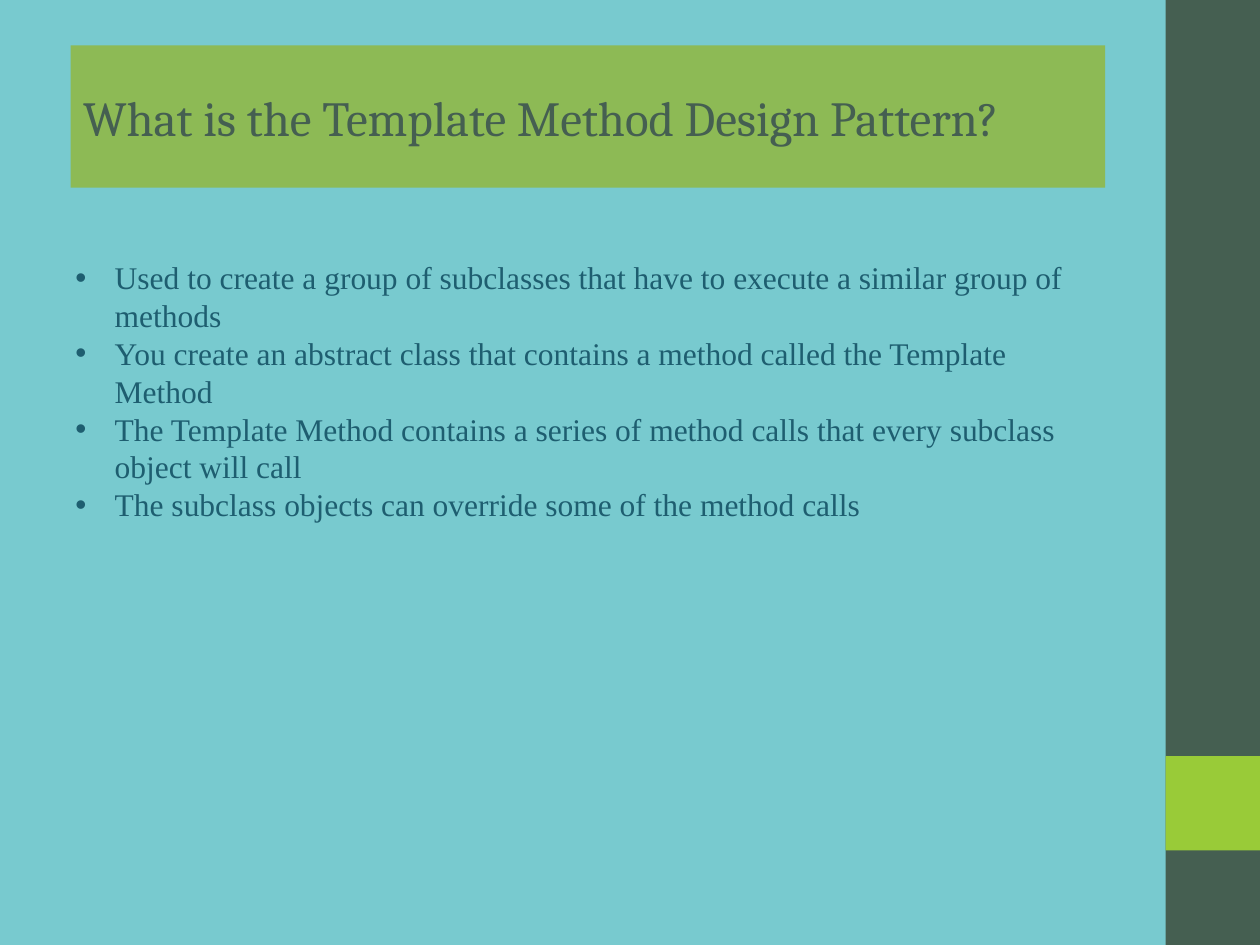
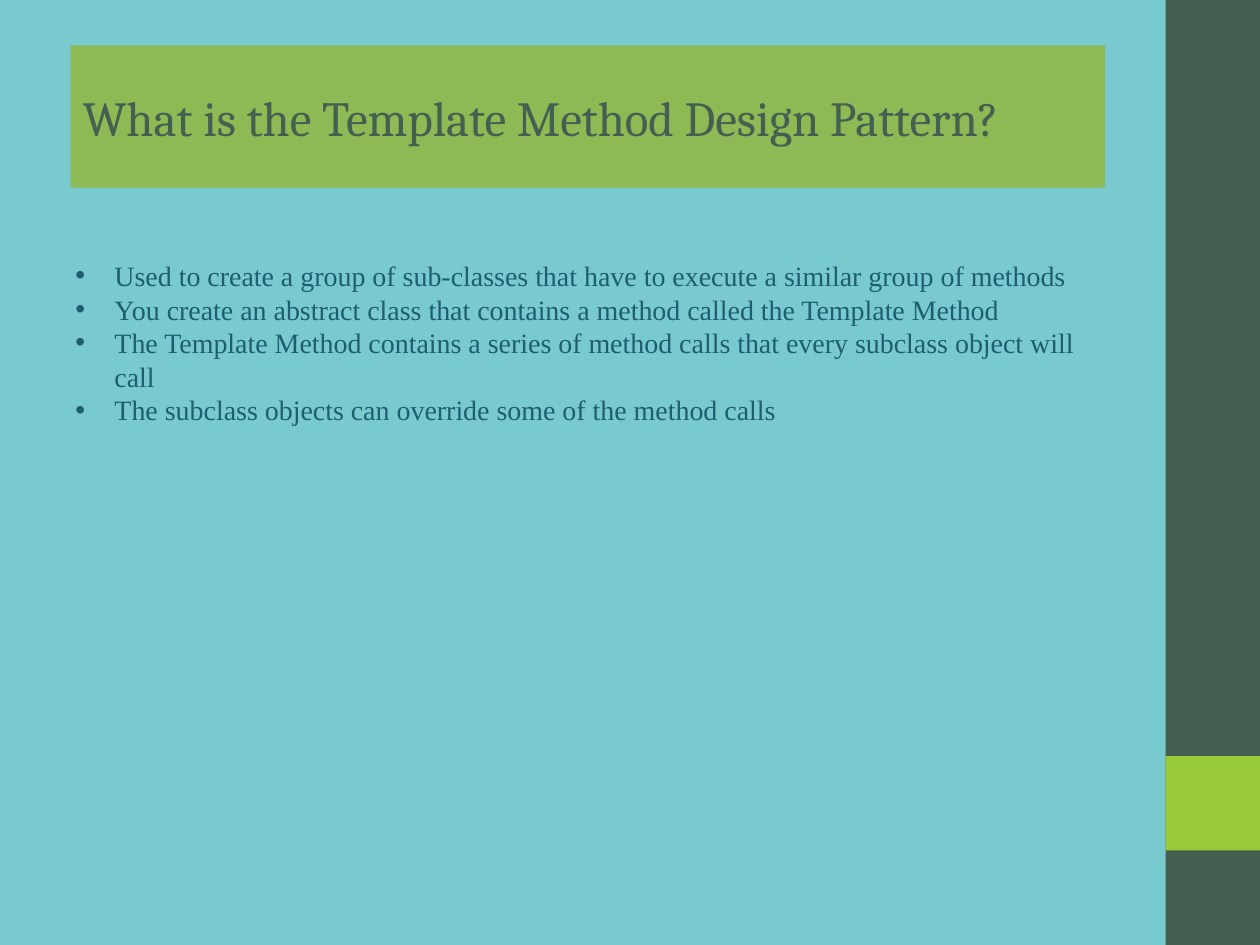
Before and after one commit to rzuniga64/java, a slide deck: slide 1 of design_patterns/src/behavorial/template_method/docs/template_method.ppt. Drawn at 1260x945 pixels with LibreOffice and Linux fonts; fonts in the diff are those of the drawing. Boxes give left, top, right and bottom in pixels: in the first picture for what was removed or moved away, otherwise in the second. Text is boxed around its words. In the diff, an @@ line names an element or a change of style, - is before the commit and + after.

```diff
--- a/design_patterns/src/behavorial/template_method/docs/template_method.ppt
+++ b/design_patterns/src/behavorial/template_method/docs/template_method.ppt
@@ text at bbox=[114, 266, 1066, 291]: text changed; size 18 to 16 pt @@
-• Used to create a group of subclasses that have to execute a similar group of methods
+• Used to create a group of sub-classes that have to execute a similar group of methods
@@ text at bbox=[114, 300, 1073, 426]: size 18 to 16 pt in "You create an abstract class that contains ...", "The Template Method contains a series of ...", "The subclass objects can override some of ..." @@
```
Also in this commit, not shown: 5 other files.
